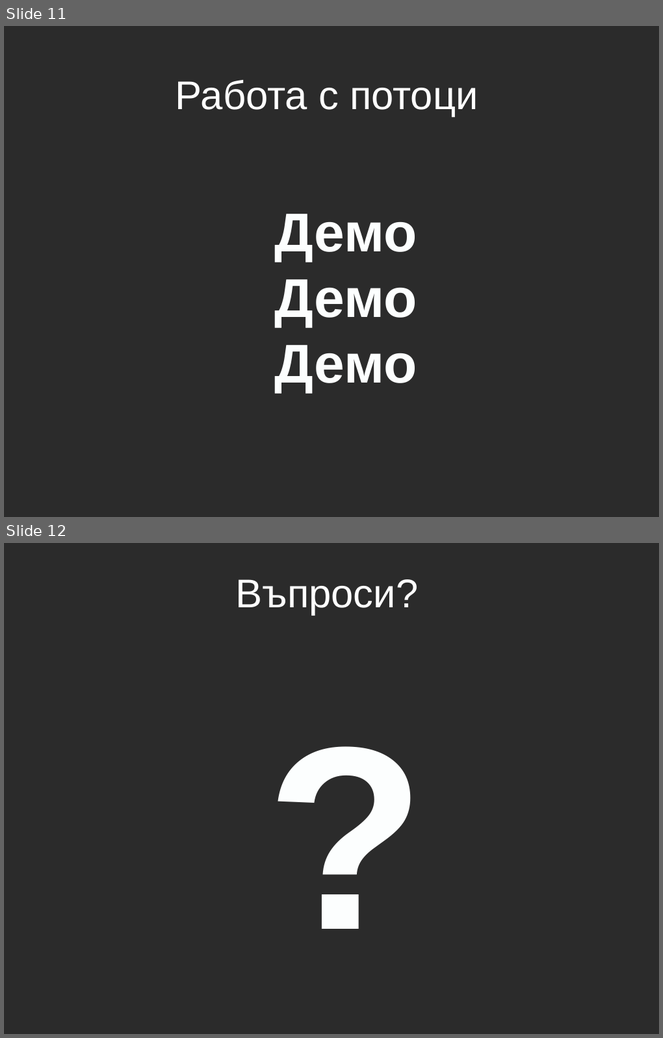
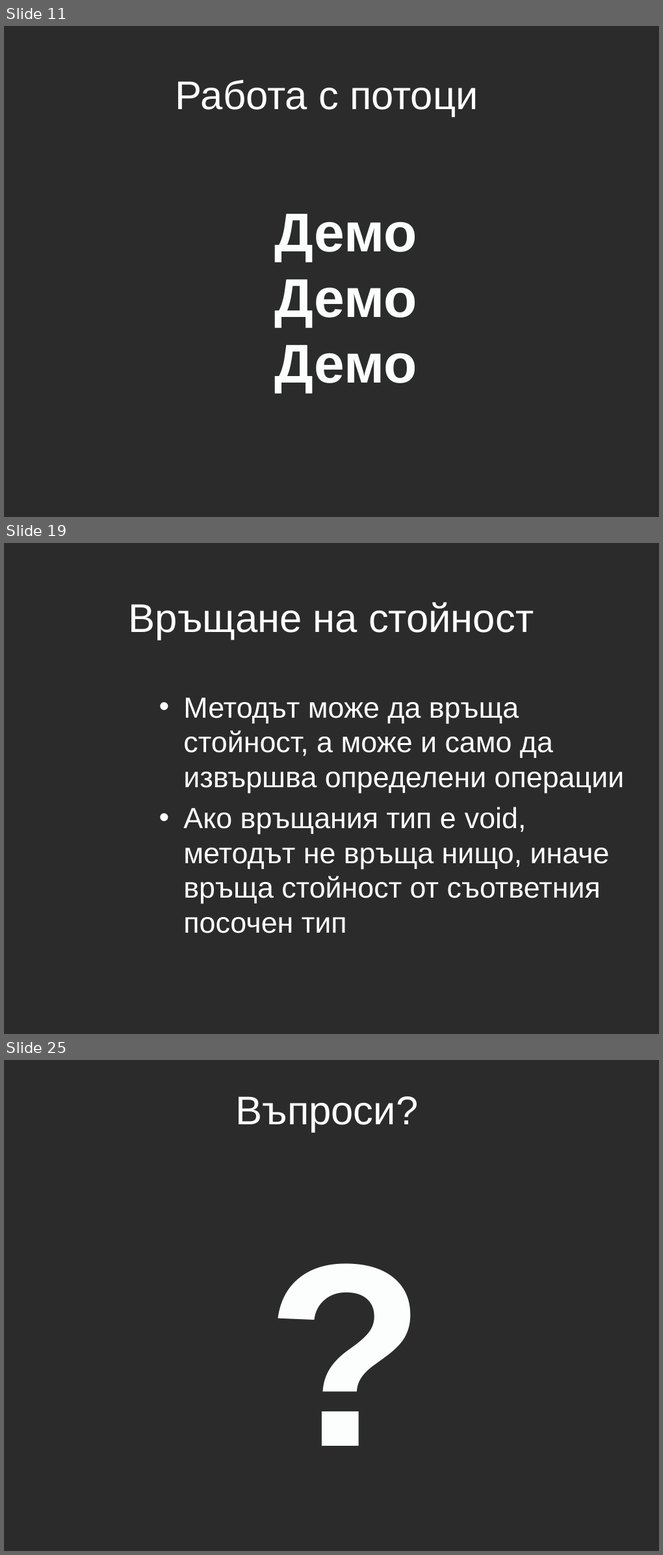
Before and after one commit to aslv/1300ruc, a slide deck: Lecture5/Lecture5.pptx. Shown one above the other, each under a label of ours: slides 11 and 12 before the commit, slides 11, 19 and 25 after it; the slides between them are not shown. The pictures are 663x1038 and 663x1555 pixels, drawn with LibreOffice and Linux fonts; fonts in the diff are those of the drawing; background and template pictures are left out; a plain dark background stands for a picture behind light text. Boxes give left, top, right and bottom in pixels: in the first picture for what was removed or moved away, otherwise in the second. Text is boxed around its words. In the diff, an @@ line names an element or a change of style, - is before the commit and + after.

```diff
--- a/Lecture5/Lecture5.pptx
+++ b/Lecture5/Lecture5.pptx
@@ slide 19 added at <box>4,543,659,1034</box>, background picture (left out) @@
@@ title added at <box>129,602,534,640</box>, 44 pt, text #FFFFFF @@
+Връщане на стойност
@@ text added at <box>183,698,625,934</box>, 32 pt, text #FFFFFF @@
+• Методът може да връща стойност, а може и само да извършва определени операции
+• Ако връщания тип е void, методът не връща нищо, иначе връща стойност от съответния посочен тип
@@ what was slide 12 is now slide 25 @@
```
Also in this commit, not shown: 12 other slides added.
